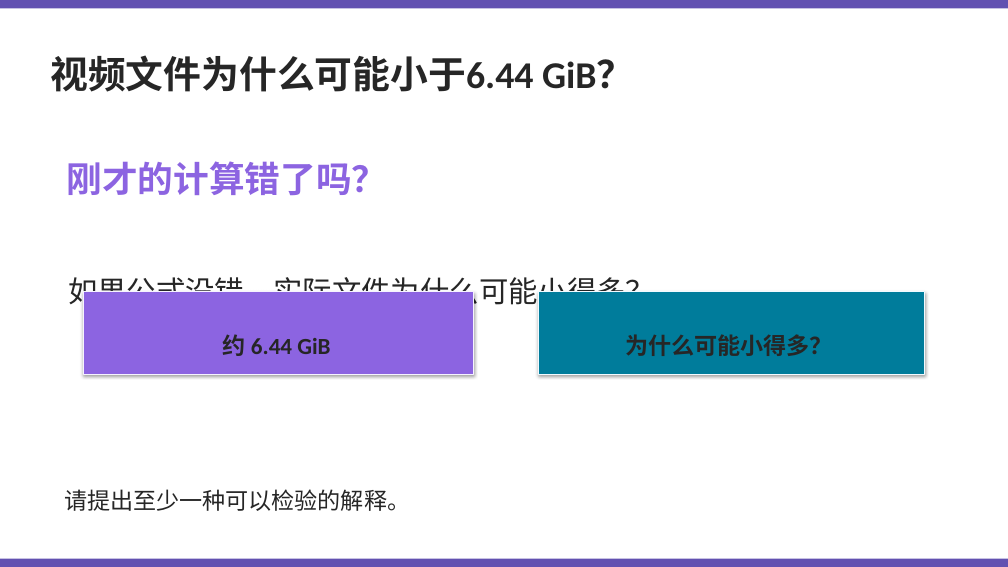
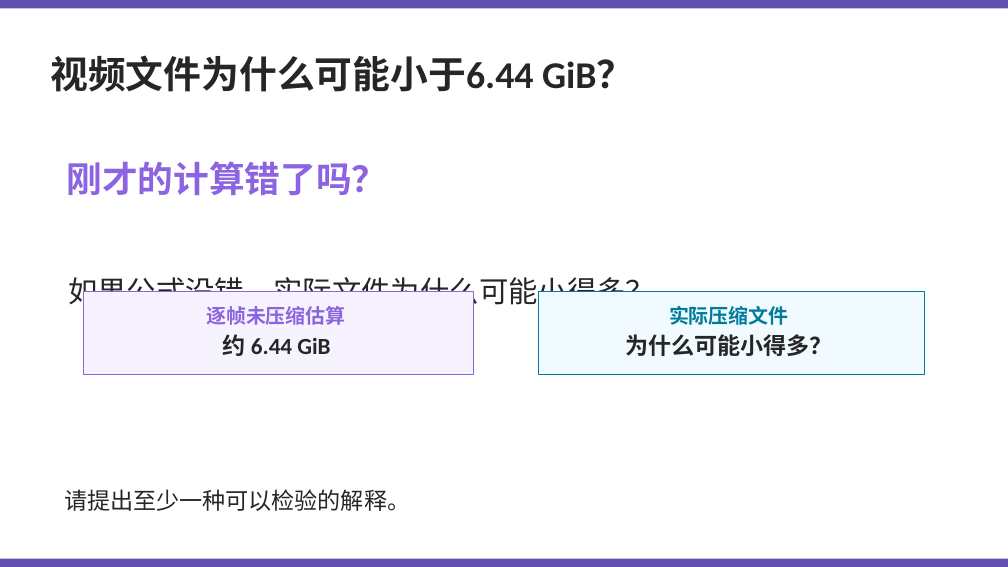
Before and after one commit to Kunonepeng/shtick, a slide deck: slide 52 of 1-2-encoding/1-2-3-audio-encoding-v2/1-2-3-audio-encoding-v8.6.gpt.pptx. Drawn at 1008x567 pixels with LibreOffice and Linux fonts; fonts in the diff are those of the drawing. Boxes give left, top, right and bottom in pixels: in the first picture for what was removed or moved away, otherwise in the second. Text is boxed around its words. In the diff, an @@ line names an element or a change of style, - is before the commit and + after.

```diff
--- a/1-2-encoding/1-2-3-audio-encoding-v2/1-2-3-audio-encoding-v8.6.gpt.pptx
+++ b/1-2-encoding/1-2-3-audio-encoding-v2/1-2-3-audio-encoding-v8.6.gpt.pptx
@@ rectangle at (x1=83, y1=291, x2=473, y2=374): fill #8C64E1 to #F6F3FF; outline #F6F3FF 1 pt to #8C64E1 1 pt; shadow off @@
@@ rectangle at (x1=538, y1=291, x2=925, y2=374): fill #007C9B to #F1FAFF; outline #F1FAFF 1 pt to #007C9B 1 pt; shadow off @@
@@ text added at (x1=206, y1=306, x2=345, y2=325), 19 pt, text #8C64E1, bold @@
+逐帧未压缩估算
@@ text added at (x1=669, y1=306, x2=788, y2=325), 19 pt, text #007C9B, bold @@
+实际压缩文件
```
Also in this commit, not shown: 11 other slides changed, 12 other files.
